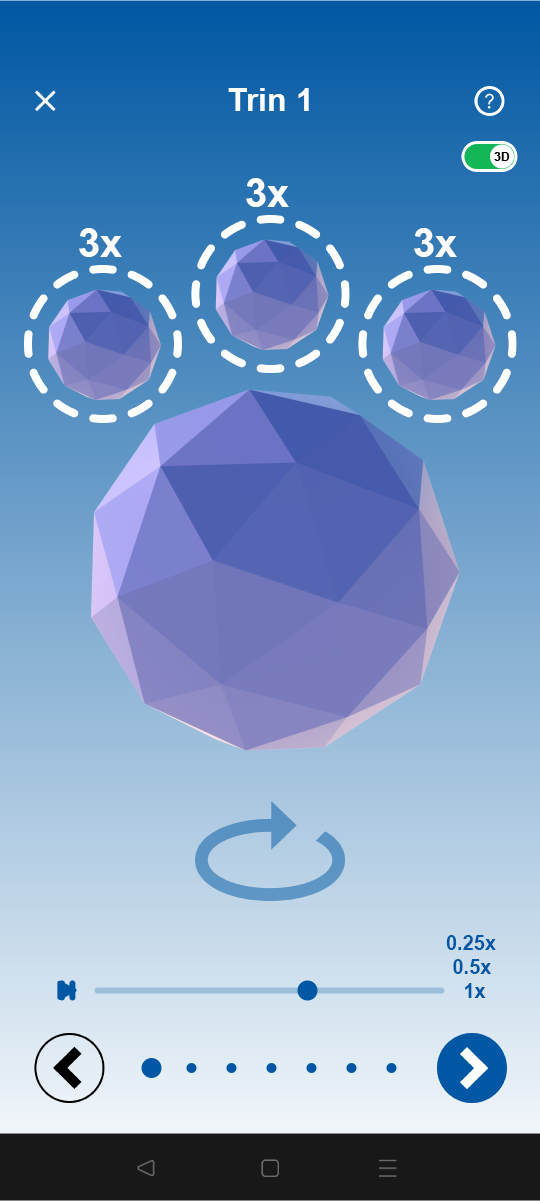
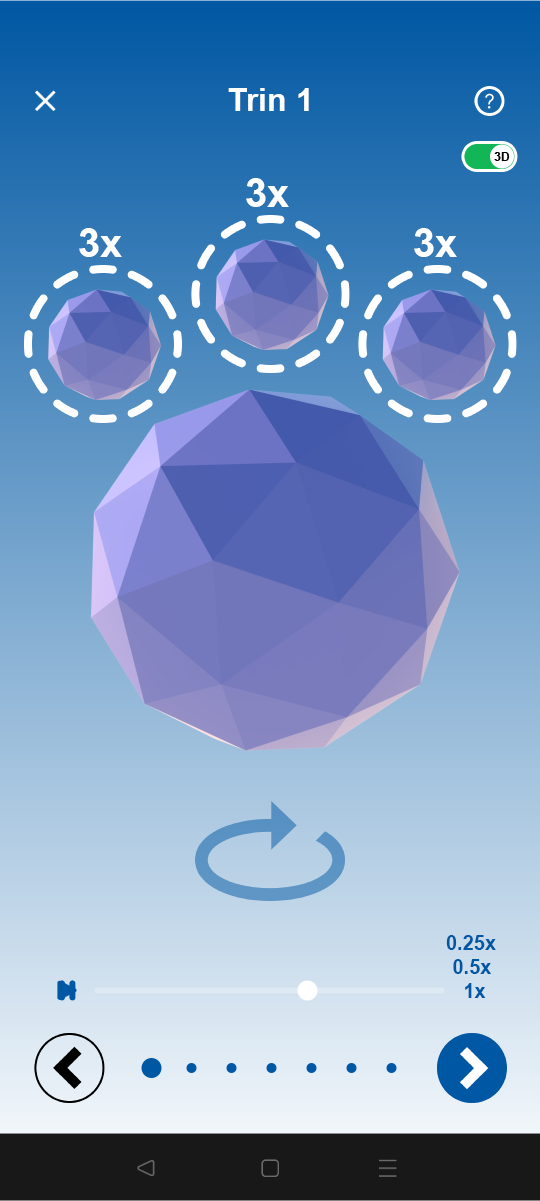
Layered file, before and after one edit (w=540, h=1201). Changes by layer:
pixels changed over left=94, top=980, right=445, bottom=1001 (layer not identified)
